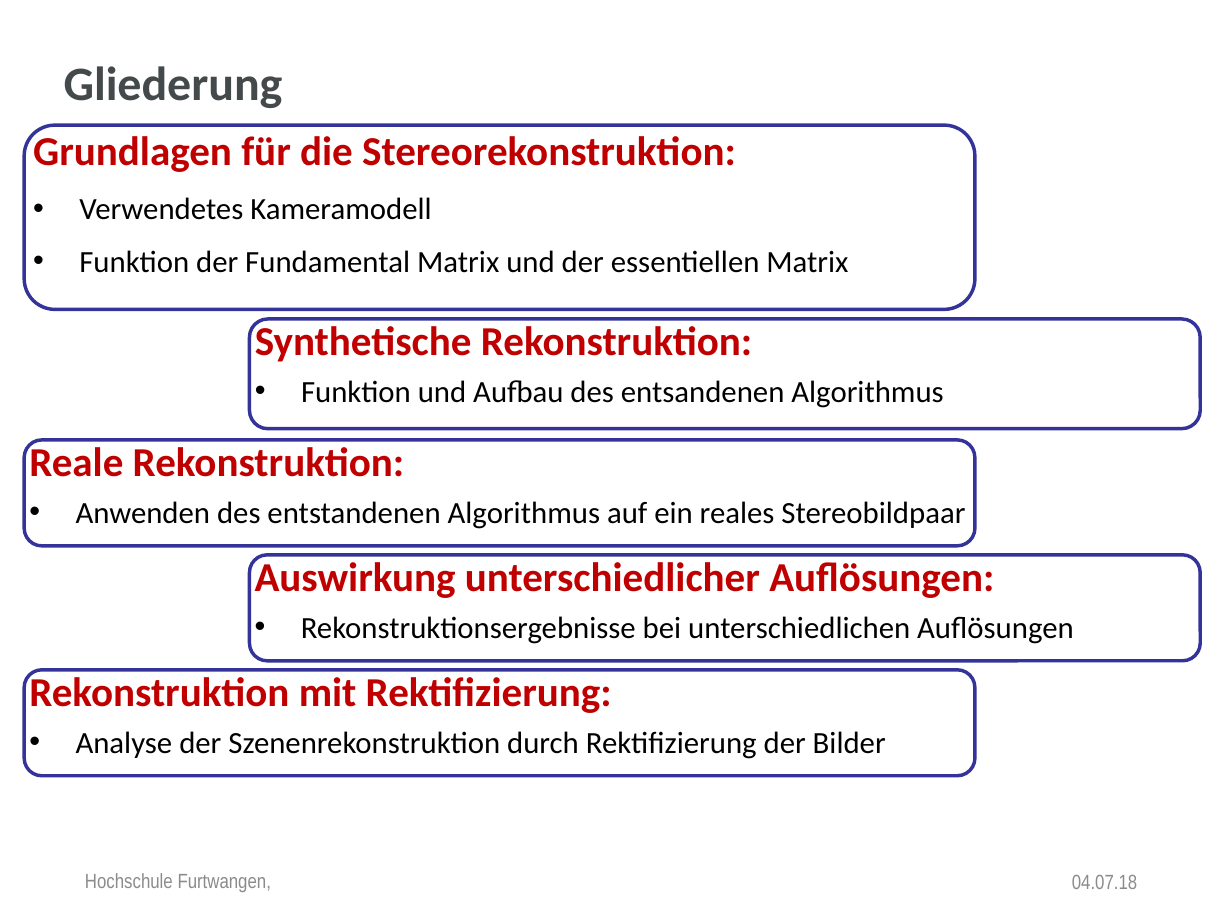
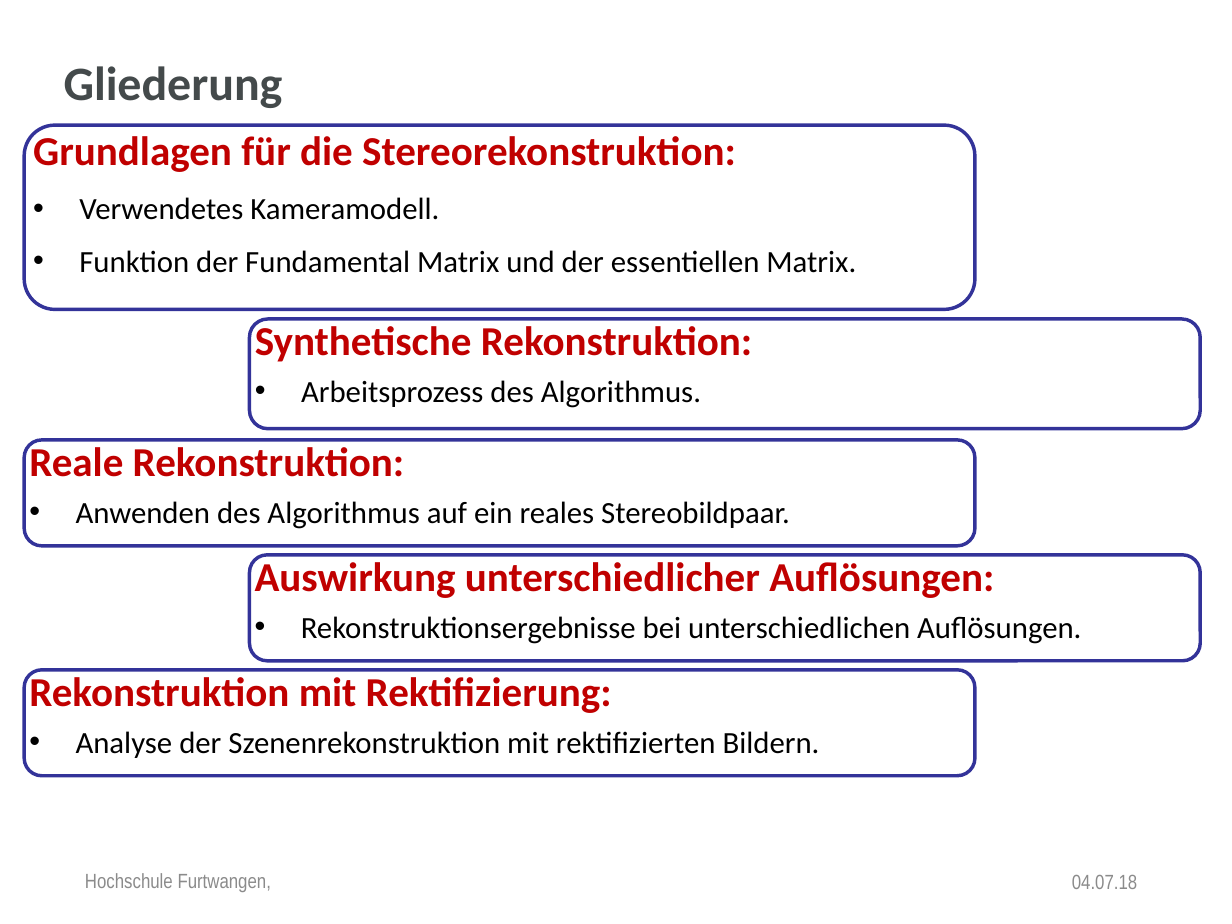
Before and after one commit to anjak610/MasterDuCC, a slide deck: slide 4 of Thesis/Disputation/PowerPointPresentation/V2_Dispo_HFU_Design.pptx. Drawn at 1232x924 pixels with LibreOffice and Linux fonts; fonts in the diff are those of the drawing; background and template pictures are left out. Boxes give left, top, right and bottom in pixels: in the first picture for what was removed or moved away, otherwise in the second. Text is boxed around its words. In the diff, an @@ line names an element or a change of style, - is before the commit and + after.

```diff
--- a/Thesis/Disputation/PowerPointPresentation/V2_Dispo_HFU_Design.pptx
+++ b/Thesis/Disputation/PowerPointPresentation/V2_Dispo_HFU_Design.pptx
@@ text in rounded rectangle at (79,197,856,273): text changed @@
-• Verwendetes Kameramodell
-• Funktion der Fundamental Matrix und der essentiellen Matrix
+• Verwendetes Kameramodell.
+• Funktion der Fundamental Matrix und der essentiellen Matrix.
@@ text in rounded rectangle at (301,380,701,408): text changed @@
-• Funktion und Aufbau des entsandenen Algorithmus
+• Arbeitsprozess des Algorithmus.
@@ text in rounded rectangle at (76,501,790,529): text changed @@
-• Anwenden des entstandenen Algorithmus auf ein reales Stereobildpaar
+• Anwenden des Algorithmus auf ein reales Stereobildpaar.
@@ text in rounded rectangle at (301,616,1081,644): text changed @@
-• Rekonstruktionsergebnisse bei unterschiedlichen Auflösungen
+• Rekonstruktionsergebnisse bei unterschiedlichen Auflösungen.
@@ text in rounded rectangle at (76,731,820,758): text changed @@
-• Analyse der Szenenrekonstruktion durch Rektifizierung der Bilder
+• Analyse der Szenenrekonstruktion mit rektifizierten Bildern.
```
Also in this commit, not shown: 3 other slides changed, 2 slides removed.
